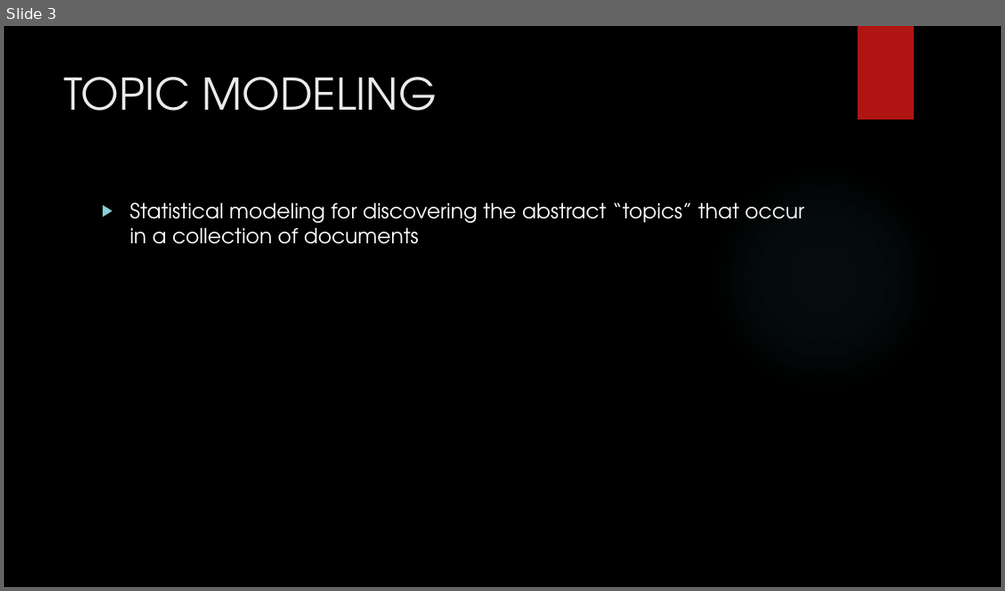
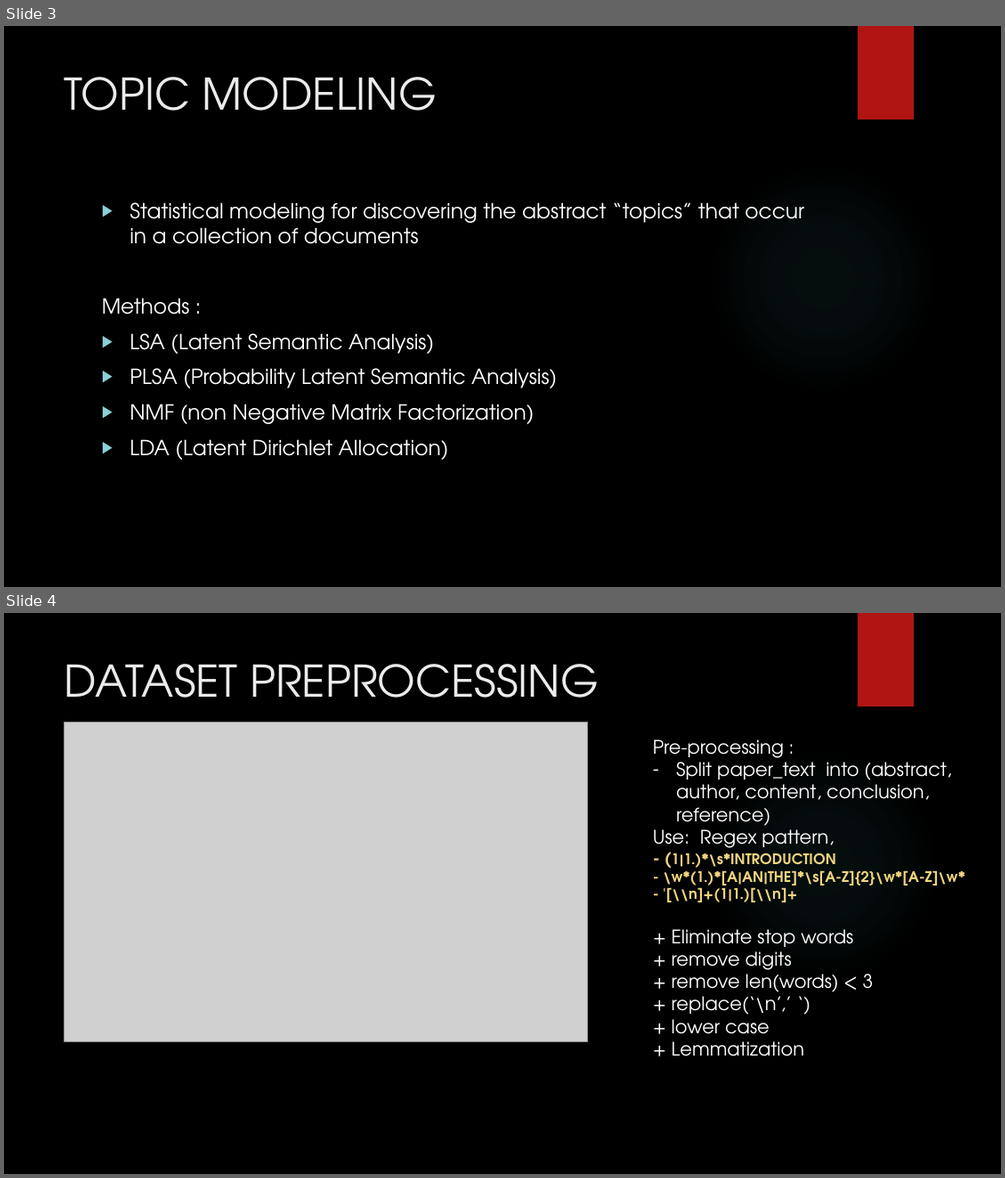
Before and after one commit to mdja/topic_model, a slide deck: Topic Modeling NIPS paper.pptx. Shown one above the other, each under a label of ours: slide 3 before the commit, slides 3 and 4 after it. The pictures are 1005x591 and 1005x1178 pixels, drawn with LibreOffice and Linux fonts; fonts in the diff are those of the drawing; grey boxes stand for pictures; background and template pictures are left out. Boxes give left, top, right and bottom in pixels: in the first picture for what was removed or moved away, otherwise in the second. Text is boxed around its words. In the diff, an @@ line names an element or a change of style, - is before the commit and + after.

```diff
--- a/Topic Modeling NIPS paper.pptx
+++ b/Topic Modeling NIPS paper.pptx
@@ slide 4 added at box(4, 613, 1001, 1174), background picture (left out); not listed: 2 template elements that a slide beside it also shows @@
@@ title added at box(65, 664, 599, 698), 42 pt, text #EBEBEB @@
+DATASET PREPROCESSING
@@ picture added at box(64, 722, 587, 1041) @@
@@ text added at box(653, 739, 965, 1056), 18 pt, text #FFFFFF @@
+Pre-processing :
+– Split paper_text into (abstract, author, content, conclusion, reference)
+Use: Regex pattern,
+- (1|1.)*\s*INTRODUCTION
+- \w*(1.)*[A|AN|THE]*\s[A-Z]{2}\w*[A-Z]\w*
+- '[\\n]+(1|1.)[\\n]+
++ Eliminate stop words
++ remove digits
++ remove len(words) < 3
++ replace(‘\n’,’ ‘)
++ lower case
++ Lemmatization
@@ slide 3 changed as well @@
@@ text at box(102, 297, 557, 459): paragraphs added @@
+Methods :
+▶ LSA (Latent Semantic Analysis)
+▶ PLSA (Probability Latent Semantic Analysis)
+▶ NMF (non Negative Matrix Factorization)
+▶ LDA (Latent Dirichlet Allocation)
```
Also in this commit, not shown: 2 other slides changed, 12 other slides added, 1 slide removed, 2 other files.
